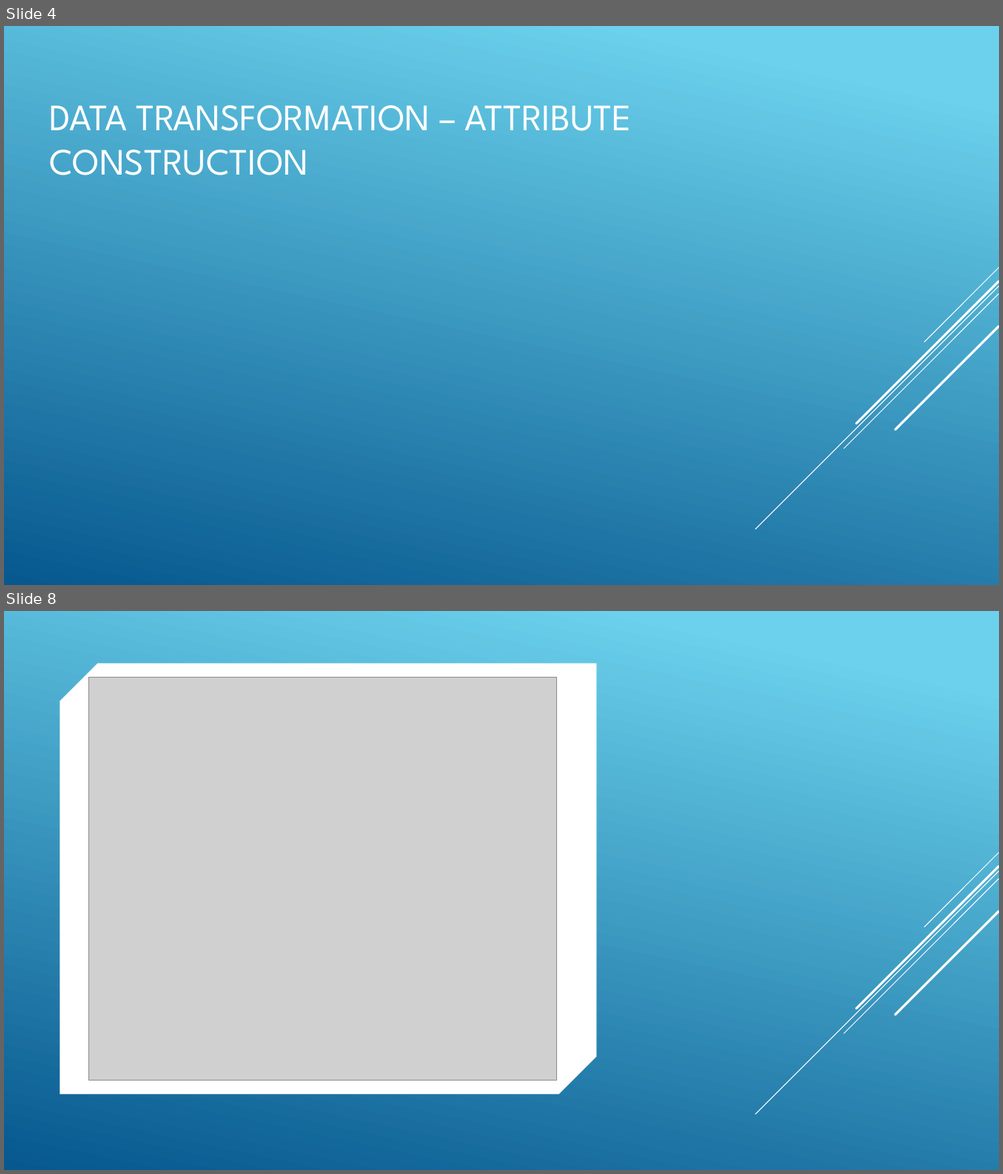
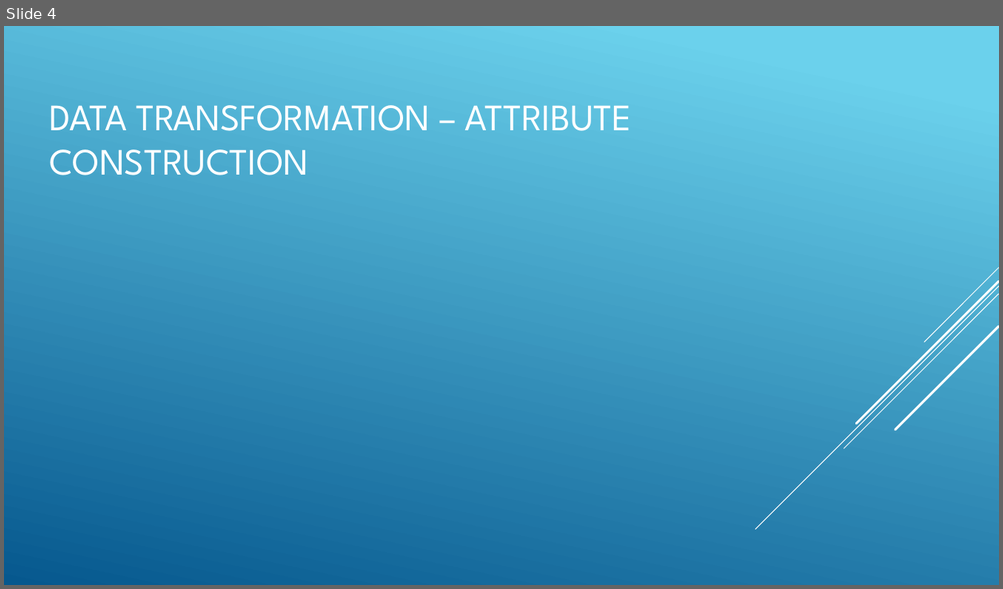
Before and after one commit to russell-brady/data-mining, a slide deck: Documents/WorkshopGroup40.pptx. Shown one above the other, each under a label of ours: slides 4 and 8 before the commit, slide 4 after it; the slides between them are not shown. The pictures are 1003x1174 and 1003x589 pixels, drawn with LibreOffice and Linux fonts; fonts in the diff are those of the drawing; grey boxes stand for pictures. Boxes give left, top, right and bottom in pixels: in the first picture for what was removed or moved away, otherwise in the second. Text is boxed around its words. In the diff, an @@ line names an element or a change of style, - is before the commit and + after.

```diff
--- a/Documents/WorkshopGroup40.pptx
+++ b/Documents/WorkshopGroup40.pptx
@@ slide 8 removed at bbox=[4, 611, 999, 1170], background #FFFFFF @@
@@ rectangle removed at bbox=[4, 611, 999, 1170] @@
@@ snip diag rect removed at bbox=[60, 664, 597, 1094] @@
@@ picture removed at bbox=[89, 678, 557, 1081] @@
@@ group removed at bbox=[755, 853, 999, 1115]: 5 lines @@
@@ group removed at bbox=[755, 853, 999, 1115]: 5 lines @@
```
Also in this commit, not shown: 3 slides changed, 3 slides added, 1 other slide removed, 2 other files.
